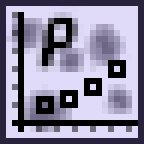
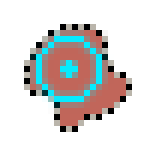
Comparing the layer stacks of the two 144×144 images. Changes:
showed "Inscribed", painted on it over [24, 30, 114, 114]
showed "Grain" over [24, 24, 132, 132]
hid "Correlation" over [36, 6, 132, 114]
hid "Axes" over [12, 12, 138, 132]
hid "Grains 66%" over [6, 12, 132, 132]
hid "Base" over [0, 0, 144, 144]
